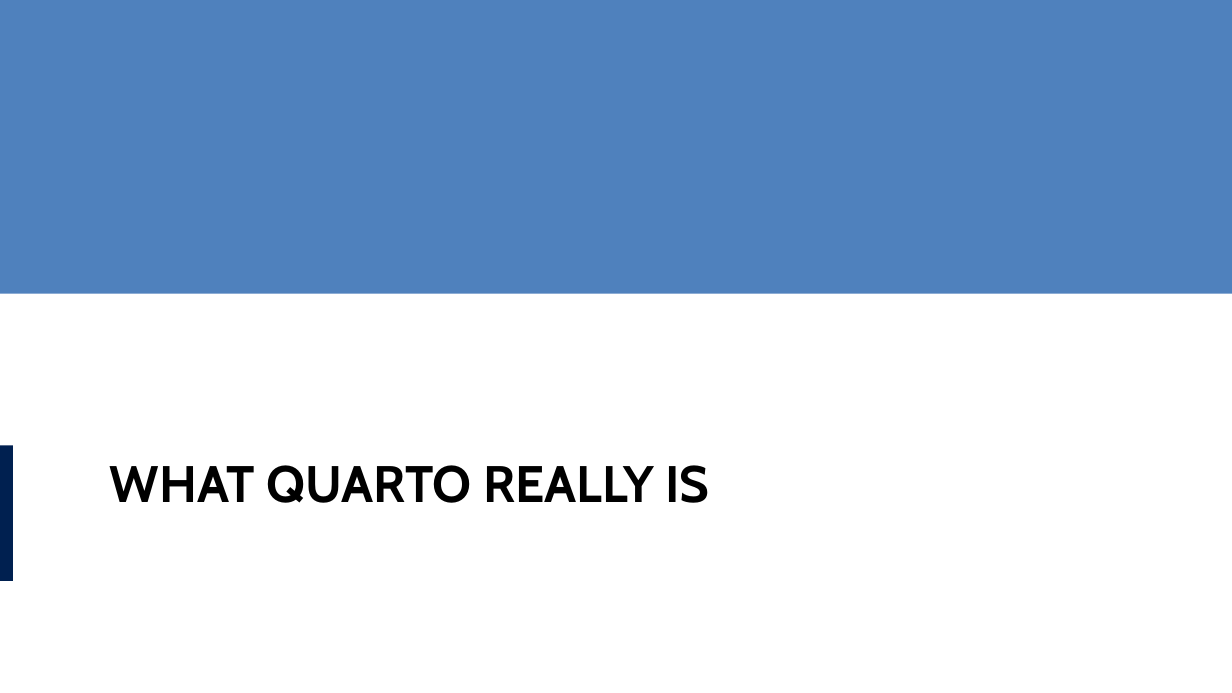
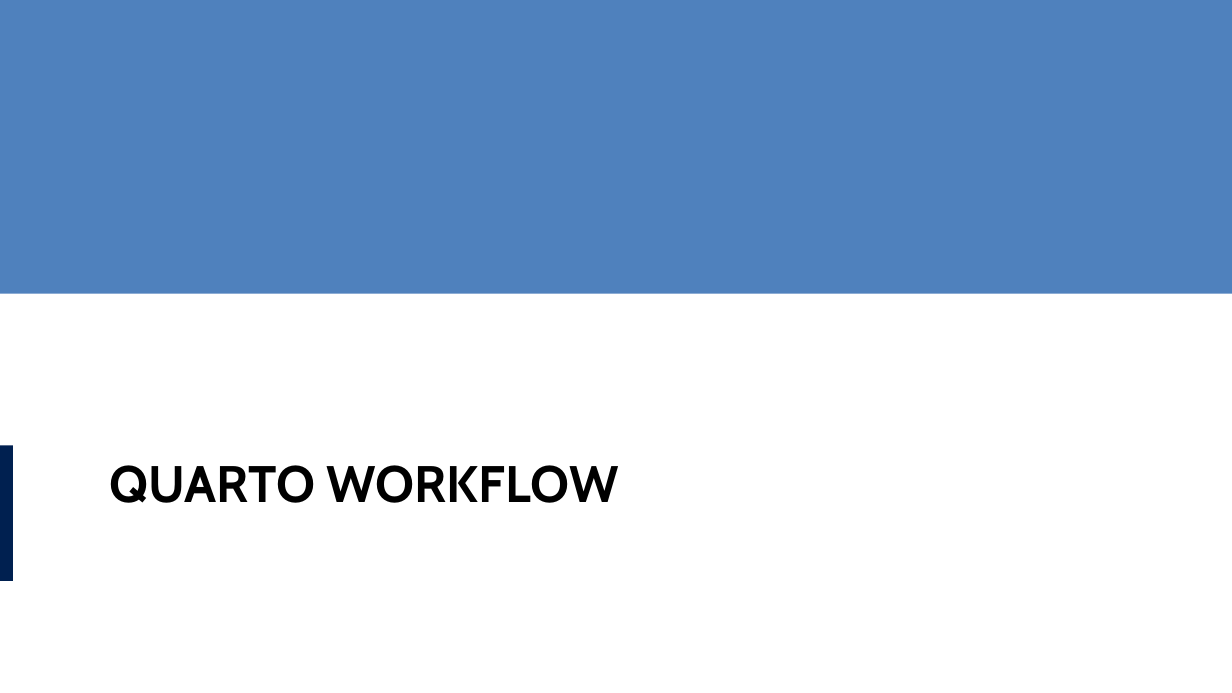
Before and after one commit to lucas-a-meyer/using-quarto, a slide deck: slide 7 of docs/presentation.pptx. Drawn at 1232x693 pixels with LibreOffice and Linux fonts; fonts in the diff are those of the drawing. Boxes give left, top, right and bottom in pixels: in the first picture for what was removed or moved away, otherwise in the second. Text is boxed around its words. In the diff, an @@ line names an element or a change of style, - is before the commit and + after.

```diff
--- a/docs/presentation.pptx
+++ b/docs/presentation.pptx
@@ title at [110, 465, 619, 503]: text changed @@
-WHAT QUARTO REALLY IS
+QUARTO WORKFLOW
```
Also in this commit, not shown: 2 other slides changed, 2 slides added, 2 slides removed, 19 other files.
